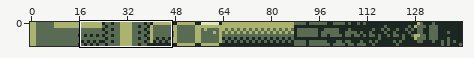
One commit to this sprite sheet: images/Sprite-0003.png. Above, an overview of the earlier version with the close-up marked.
Close-up. Before:
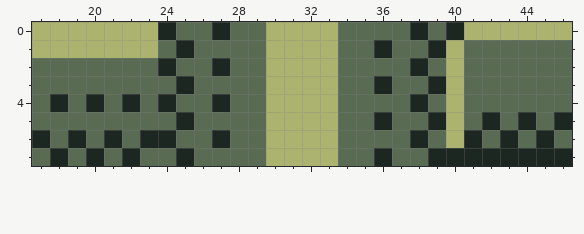
The file is 144x8 pixels. Shown: x 17..46, y 0..7. The commit also changed other parts of the picture, which this record leaves out.
After the commit:
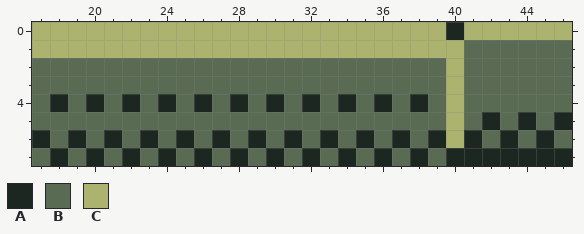
Palette (. is transparent): A #1d2722  B #5a6b54  C #abb36e
Difference:
The author changed colour B to colour A in row 4 at x 26, 28, 34 and 36; in row 6 at x 25, 29, 35, 37 and 39; in row 7 at x 24, 26, 28, 34 and 38.
The author changed colour C to colour A in row 4 at x 30 and 32; in row 6 at x 31 and 33; in row 7 at x 30 and 32.
The author changed colour A to colour B in row 2 at x 24, 27 and 38; in row 3 at x 25, 36 and 39; in row 4 at x 27; in row 5 at x 25, 36 and 39; in row 6 at x 24 and 38; in row 7 at x 25 and 39.
The author changed colour C to colour B in rows 2 to 3 at x 30 to 33; in row 4 at x 31 and 33; in row 5 at x 30 to 33; in row 6 at x 30 and 32; in row 7 at x 31 and 33.
The author changed colour A to colour C in row 0 at x 24, 27 and 38; in row 1 at x 25, 36 and 39.
The author changed colour B to colour C in row 0 at x 25 to 26, 28 to 29, 34 to 37 and 39; in row 1 at x 24, 26 to 29, 34 to 35 and 37 to 38.
Changed places in both close-ups, as pixel boxes (x1, y1, x2, y2):
changed: (158, 22, 446, 166)
